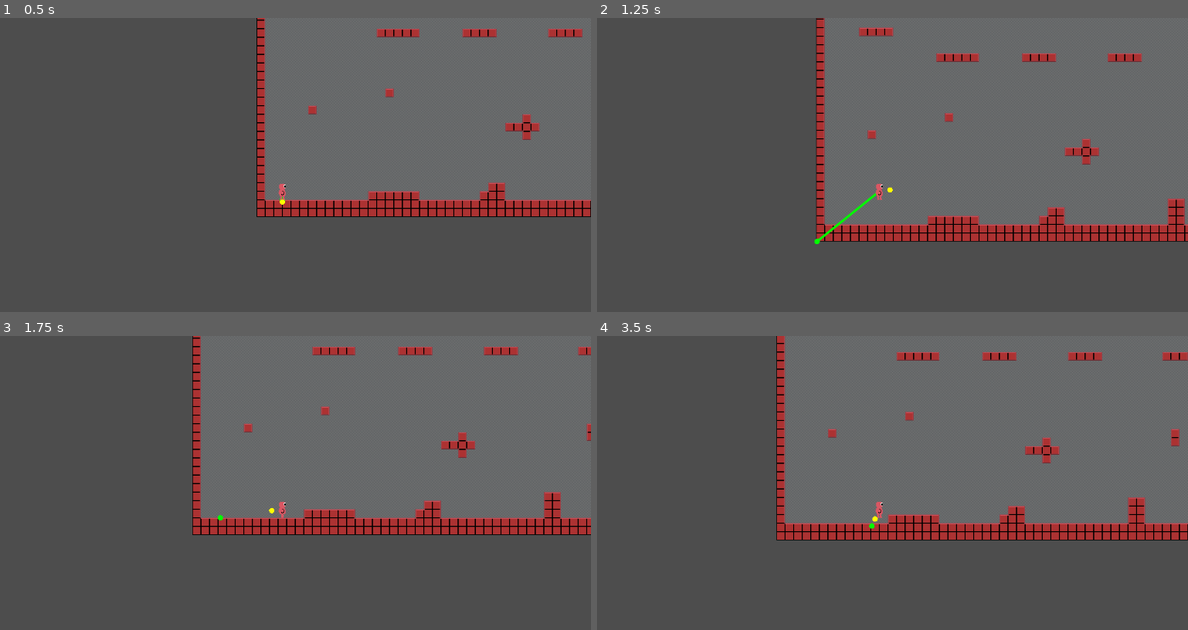
Above: before the commit, frames 1-4 (two rows, left to right).
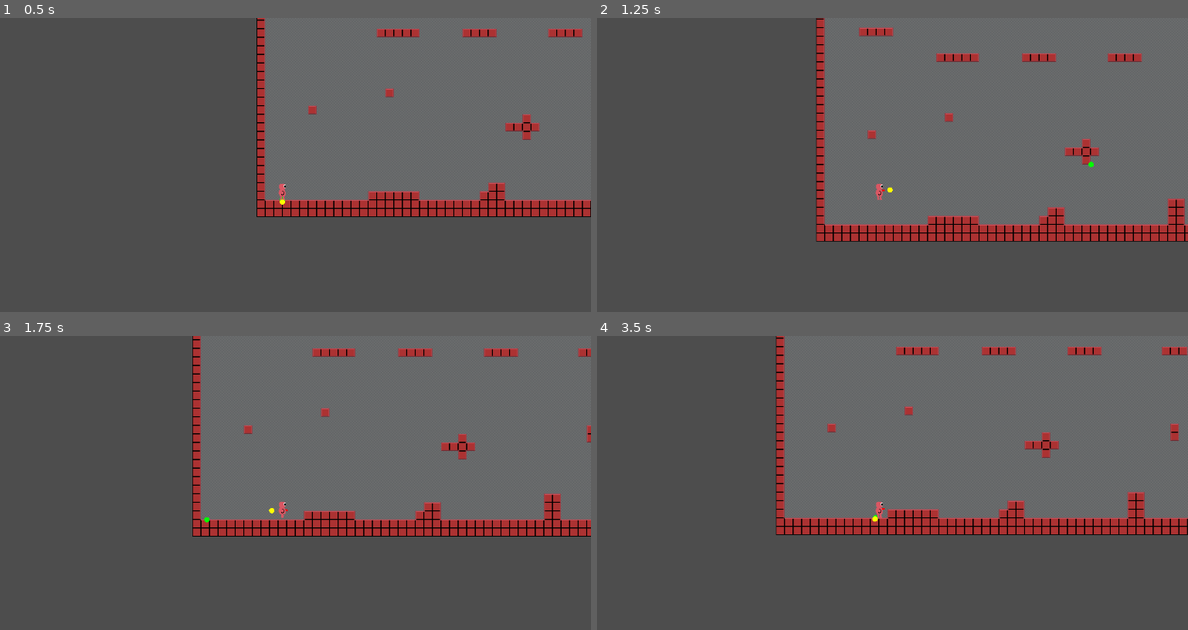
Above: after the commit, the same moments.

Repository: Medmav/CAS-Project
Game: Godot game, scene res://Scenes/TestScene.tscn
Same seed, same stepped clock (60 frames per second), same inputs: the game is played once before the commit and once after it.
Inputs (mouse positions are in pixels of both pictures, inside the frame that each line leads up to):
- Up to frame 1 (0.5 s): no input
- Up to frame 2 (1.25 s): tap Enter at 0.5 s; move the mouse to (1016, 173) at 0.52 s; press the mouse at (1016, 173) at 0.53 s; hold D (Move Right) from 0.53 s (still down); tap Space (Jump) at 0.77, 1.07 s; tap Ctrl (Slide) at 0.8 s
- Up to frame 3 (1.75 s): keep holding D (Move Right); move the mouse to (159, 527) at 1.27 s; release the mouse at (159, 527) at 1.28 s; tap Ctrl (Slide) at 1.35 s; tap Space (Jump) at 1.52, 1.55 s
- Up to frame 4 (3.5 s): tap Space (Jump) at 1.82, 3.02, 3.32 s; move the mouse to (939, 433) at 2.02 s; release D (Move Right) at 2.03 s; hold A (Move Left) 2.03-2.78 s; hold Space (Jump) 2.03-2.78 s; click (939, 433) at 2.3 s; move the mouse to (851, 577) at 2.77 s; hold D (Move Right) from 2.78 s (still down); click (851, 577) at 2.85 s; tap Ctrl (Slide) at 3.05 s

Frame 1 is identical in both runs. In frame 2, 0.2% of the frame differs, in the area x 36-85%, y 48-77%; in frame 3, 2.8%; in frame 4, 6.2%, in the area x 30-100%, y 0-70%.

Commit message:
Grapple Fixed
Grapple works as intended now. WAAAAAAAAAAAAHOOOOOOOOOOOOOOOOOOOOOOOOOOOOOO

Diff:
--- a/Scenes/Player.tscn
+++ b/Scenes/Player.tscn
@@ -69,14 +69,9 @@
 &"walk": SubResource("Animation_kyqiw")
 }
 
-[sub_resource type="CircleShape2D" id="CircleShape2D_dewec"]
-radius = 0.01
-
-[node name="Player" type="CharacterBody2D" node_paths=PackedStringArray("grapple", "grapplePin", "anchorCollision")]
+[node name="Player" type="CharacterBody2D" node_paths=PackedStringArray("grapple")]
 script = ExtResource("1_gntrk")
 grapple = NodePath("GrappleShot")
-grapplePin = NodePath("GrapplePin")
-anchorCollision = NodePath("GrappleAnchor/AnchorCollision")
 fallGravity = 1200
 jumpLimit = -200
 jumpStrength = 3000
@@ -108,15 +103,3 @@
 player_controller = NodePath("..")
 
 [node name="GrappleShot" type="RayCast2D" parent="."]
-
-[node name="GrapplePin" type="PinJoint2D" parent="."]
-node_a = NodePath("../GrappleAnchor")
-node_b = NodePath("..")
-
-[node name="GrappleAnchor" type="StaticBody2D" parent="."]
-collision_layer = 2
-collision_mask = 2
-
-[node name="AnchorCollision" type="CollisionShape2D" parent="GrappleAnchor"]
-shape = SubResource("CircleShape2D_dewec")
-disabled = true
--- a/Scenes/TestScene.tscn
+++ b/Scenes/TestScene.tscn
@@ -10,7 +10,4 @@
 
 [node name="Player" parent="." instance=ExtResource("1_cguwc")]
 position = Vector2(48, -32)
-grappleRange = 400
-grappleStrength = 15
-fastfallGravity = 3000
-reticalRange = 20
+grappleGravity = 200
--- a/Scripts/player_controller.gd
+++ b/Scripts/player_controller.gd
@@ -2,35 +2,36 @@
 class_name PlayerController
 
 @export var grapple : RayCast2D
-@export var grapplePin : PinJoint2D # Pin joint in between rope and grappled object/surface
-@export var anchorCollision : CollisionShape2D # Collision Shape of the Static body that anchors the grapple
 var grappledObject
-@export var grappleRange : int
+@export var grappleRange : int = 400
 var grappleRadius : float
-@export var grappleStrength : int
+@export var grappleStrength : int = 15
 @export var grappleDirection : Vector2
 @export var grappleGravity : int
-@export var fastfallGravity : int
+@export var grappleCatch : int = 2 #the factor falling velocity.y is divided by when the grapple attaches
+var grapplePoint : Vector2
+@export var fastfallGravity : int = 3000
 var fastfall : bool
-@export var reticalRange : int
+@export var reticalRange : int = 20
 #Change back to constant when find the right value
 @export var jumpGravity := 400
-@export var fallGravity := 900
+@export var fallGravity := 1200
 @export var walkSpeed := 100 #speed at which the character moves by default when a&d are pressed
 var amountOfJumps := 1
+@export var jumpLimit := -200
+var jumpCounter : int = 0
+var hasJumped : bool
+var sliding := false
+var jumping := false
+var falling := false
+var terminalVelocity := 1000
 var mousePosition : Vector2
 var mouseDirection : Vector2
 var collisionPoint : Vector2
 var globalGrapplePoint : Vector2
-@export var jumpLimit := -250
-var jumpCounter := 0
-var sliding := false
-var jumping := false
-var falling := false
-var terminalVelocity := 1000
 var direction : float = 0.0
 var lastDirection : float = 0.0
-@export var jumpStrength := 50
+@export var jumpStrength := 3000
 @export var slideFriction := 300.0
 @export var slideSpeed := 250
 @export var walkFriction := 500.0
@@ -55,7 +56,7 @@
 		sliding = false
 #endregion
 #region Slide Control
-	if Input.is_action_just_pressed("Slide"):
+	if Input.is_action_pressed("Slide"):
 		if is_on_floor() && abs(velocity.x) >= walkSpeed && not sliding:
 				velocity.x += lastDirection * slideSpeed
 				sliding = true
@@ -67,10 +68,11 @@
 			velocity.y -= jumpStrength * delta
 		if velocity.y <= jumpLimit:
 			jumpCounter += 1
-			print("jumping")
+			hasJumped = true
 	if Input.is_action_just_released("Jump"):
-		if jumpCounter < amountOfJumps:
+		if jumpCounter < amountOfJumps && not hasJumped:
 			jumpCounter += 1
+		hasJumped = false
 #endregion
 #region Move Down Control
 	if Input.is_action_pressed("Move Down"):
@@ -80,57 +82,37 @@
 #endregion
 #region Grapple Logic
 	if grapple != null:
-		if not grappled:
-			grapple.target_position = grappleRange * mouseDirection
-			collisionPoint = to_local(grapple.get_collision_point())
+		grappleCheck()
 		# Input for grappling
 		if Input.is_action_just_pressed("Grapple"):
-			if grapple.is_colliding():
-				globalGrapplePoint = to_global(collisionPoint)
-				grappledObject = grapple.get_collider()
-				if velocity.y > 0:
-					velocity.y /= 2
+			grappleAttach()
 		if Input.is_action_pressed("Grapple"):
-			if grapple.is_colliding() && grapplePin != null:
-				grapplePull()
-				#grapplePin.position = collisionPoint
-				#anchorCollision.position = collisionPoint
-				#anchorCollision.set_deferred("disabled", false)
-				grappled = true
+			grapplePull()
 		if Input.is_action_just_released("Grapple"):
-			anchorCollision.disabled = true
 			grappled = false
-	if grappled:
-		pass
 #endregion
 #endregion
+	print(grappled)
 	queue_redraw()
 	move_and_slide()
 	# End of Physics Process Loop
-
-func _input(event):
-	# If the mouse goes off the screen it reports the last position
-	if event is InputEventMouseMotion:
-		mousePosition = event.position
 
 #drawing the grapple
 func _draw():
 	if grapple.is_colliding():
 		draw_circle(collisionPoint, 5.0, Color.GREEN, true)
-		if grapplePin != null && grappled:
-			draw_circle(grapplePin.position, 5.0, Color.RED, true)
-
-		if grappled:
-			draw_line(Vector2(0,0), collisionPoint, Color.GREEN, 3.0, true)
-
+	if grappled:
+		draw_circle(collisionPoint, 5.0, Color.RED, true)
+	if grappled:
+		draw_line(Vector2(0,0), collisionPoint, Color.GREEN, 3.0, true)
 	draw_circle(reticalRange * mouseDirection, 5.0, Color.YELLOW, true)
+	draw_line(Vector2(0,0), velocity * 0.1, Color.RED, 3.0)
 #end of func _draw()
 #region getGravity() -> int
 func getGravity() -> int:
 	if grappled:
 		return grappleGravity
 	elif fastfall:
-		print("falling fast")
 		return fastfallGravity
 	elif velocity.y <= 0:
 		jumping = true
@@ -174,6 +156,25 @@
 	mouseDirection = mousePosition.normalized()
 #endregion
 func grapplePull():
-	collisionPoint = to_local(globalGrapplePoint)
-	grappleDirection = collisionPoint.normalized()
-	velocity += grappleStrength * grappleDirection
+	if grappled:
+		collisionPoint = to_local(globalGrapplePoint)
+		grappleDirection = collisionPoint.normalized()
+		velocity += grappleStrength * grappleDirection
+		print("pulling")
+
+func grappleAttach():
+	if grapple.is_colliding():
+		collisionPoint = to_local(grapple.get_collision_point())
+		globalGrapplePoint = grapple.get_collision_point()
+		grappledObject = grapple.get_collider()
+		grappled = true
+		if velocity.y > 0 && globalGrapplePoint.y < global_position.y:
+			velocity.y /= grappleCatch
+
+func grappleCheck(): #checks if the player can grapple
+	if not grappled:
+		grapple.target_position = grappleRange * mouseDirection
+		if grapple.is_colliding():
+			collisionPoint = to_local(grapple.get_collision_point())
+		else:
+			collisionPoint = Vector2(0,0)
Not shown: 1 places in Scenes/Player.tscn that only renumber resources
